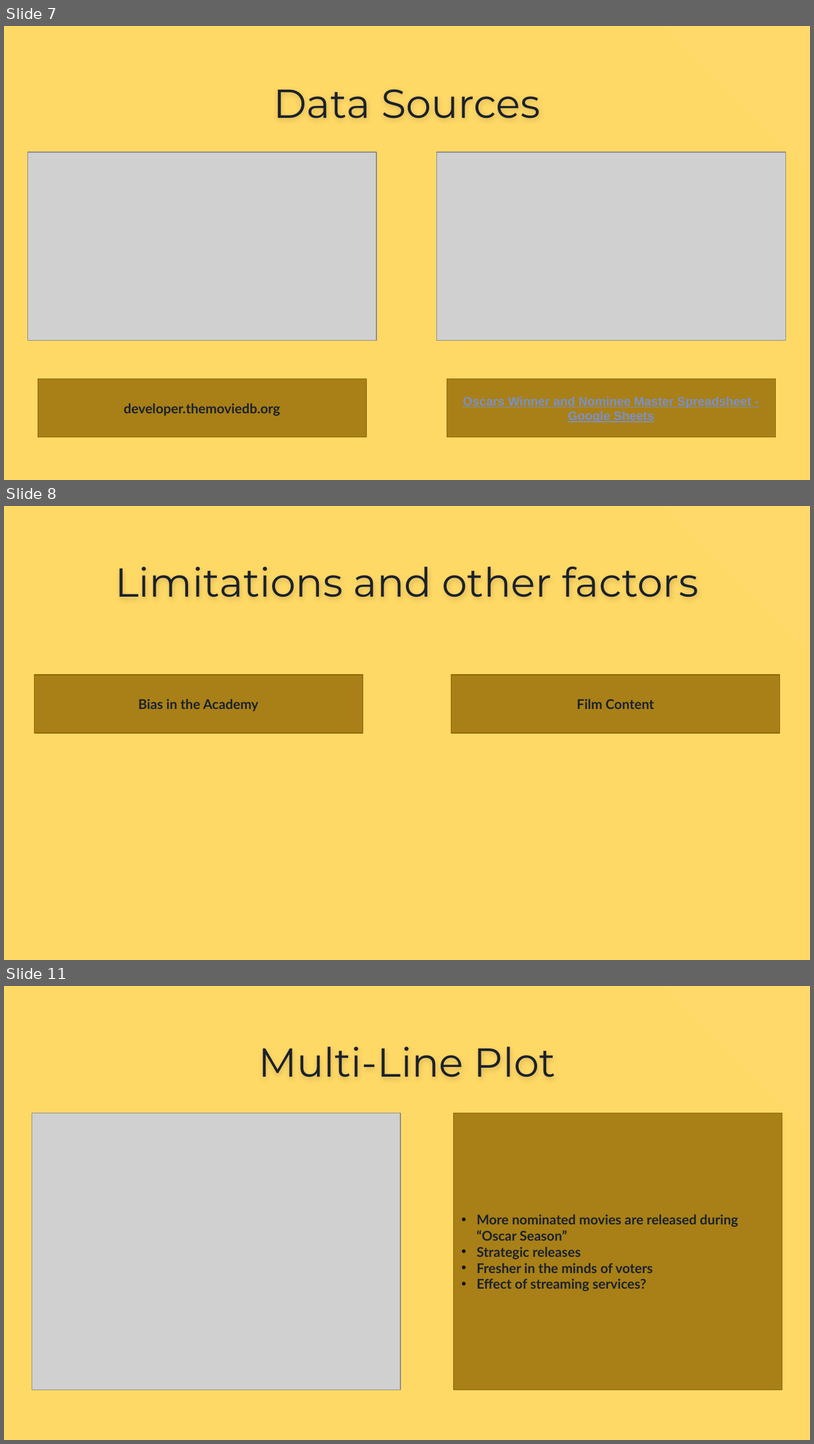
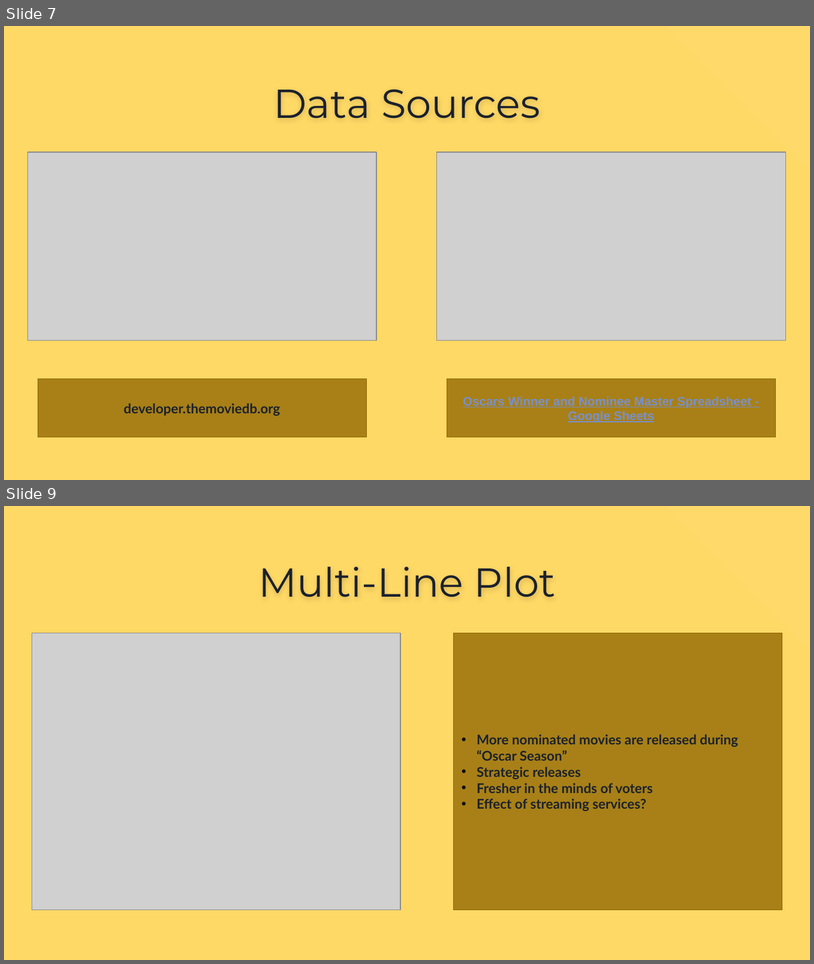
Before and after one commit to jamieah80/group-project-one, a slide deck: Group Project Presentation (1).pptx. Shown one above the other, each under a label of ours: slides 7, 8 and 11 before the commit, slides 7 and 9 after it; the slides between them are not shown. The pictures are 814x1444 and 814x964 pixels, drawn with LibreOffice and Linux fonts; fonts in the diff are those of the drawing; grey boxes stand for pictures. Boxes give left, top, right and bottom in pixels: in the first picture for what was removed or moved away, otherwise in the second. Text is boxed around its words. In the diff, an @@ line names an element or a change of style, - is before the commit and + after.

```diff
--- a/Group Project Presentation (1).pptx
+++ b/Group Project Presentation (1).pptx
@@ slide 8 removed at [4,506,810,960], background #FFD966; not listed: 1 template element that a slide beside it also shows @@
@@ title removed at [115,567,699,597] @@
-Limitations and other factors
@@ rectangle removed at [34,675,363,733] @@
-Bias in the Academy
@@ rectangle removed at [452,675,780,733] @@
-Film Content
@@ what was slide 11 is now slide 9 @@
```
Also in this commit, not shown: 10 slides added, 3 other slides removed, 1 other file.
